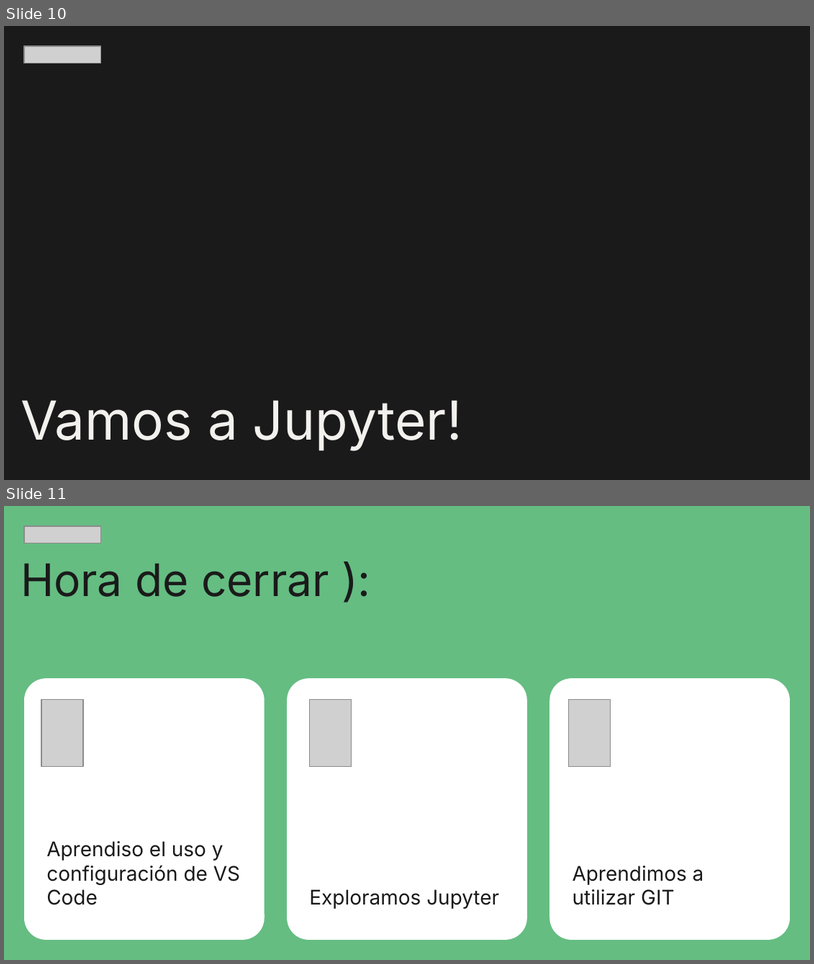
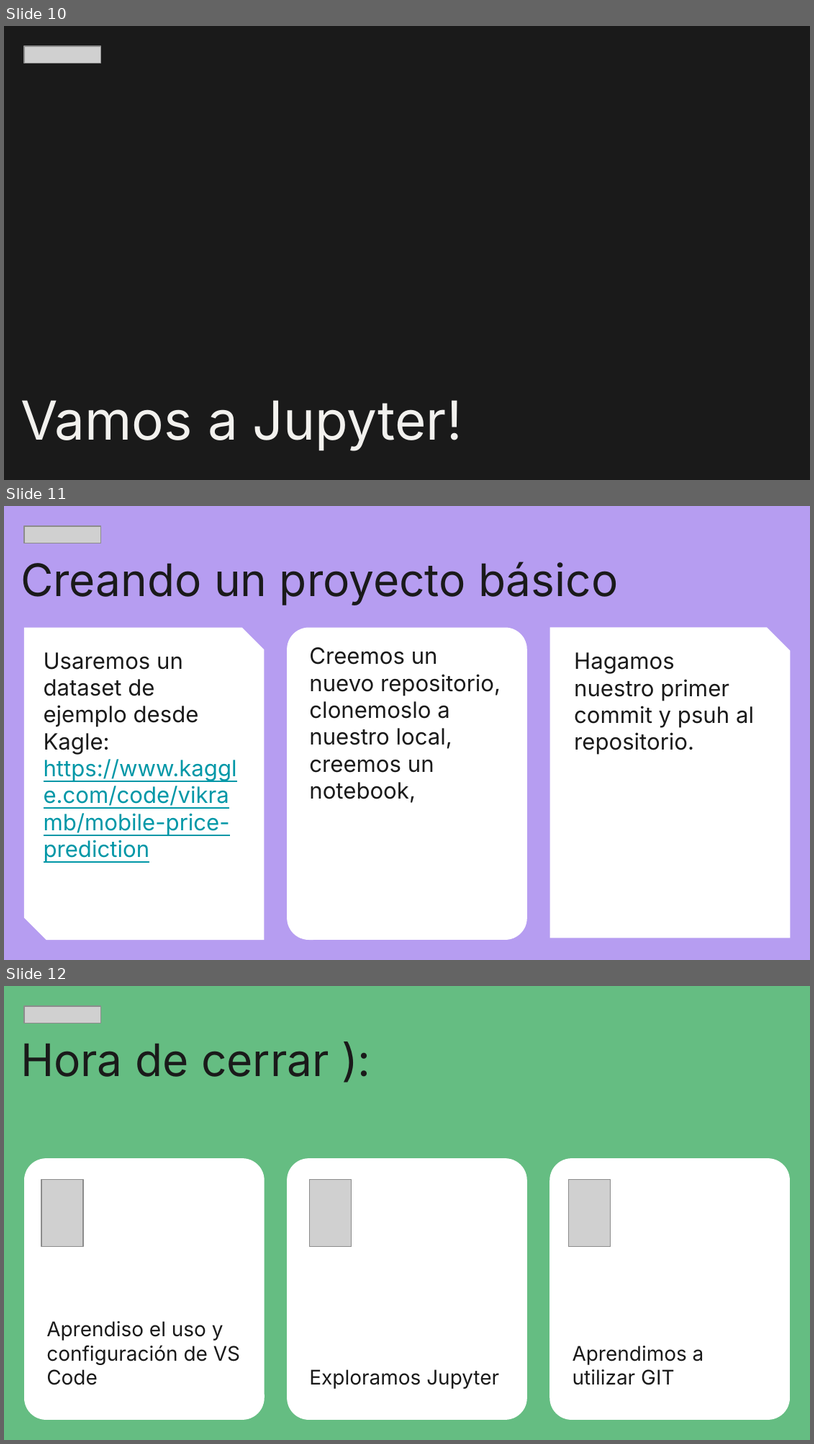
Before and after one commit to ljpiere/data_python_classes, a slide deck: DA/Webinar 14 - Sprint 7 - Git_IDE/Webinar_14.pptx. Shown one above the other, each under a label of ours: slides 10 and 11 before the commit, slides 10, 11 and 12 after it. The pictures are 814x964 and 814x1444 pixels, drawn with LibreOffice and Linux fonts; fonts in the diff are those of the drawing; grey boxes stand for pictures. Boxes give left, top, right and bottom in pixels: in the first picture for what was removed or moved away, otherwise in the second. Text is boxed around its words. In the diff, an @@ line names an element or a change of style, - is before the commit and + after.

Commit message:
SP7: PPT updates

```diff
--- a/DA/Webinar 14 - Sprint 7 - Git_IDE/Webinar_14.pptx
+++ b/DA/Webinar 14 - Sprint 7 - Git_IDE/Webinar_14.pptx
@@ slide 11 added at box(4, 506, 810, 960), background #B69DF1 @@
@@ picture added at box(24, 526, 100, 543) @@
@@ title added at box(21, 561, 618, 605), 40 pt, text #1A1A1A @@
+Creando un proyecto básico
@@ snip diag rect added at box(24, 627, 265, 939), fill #FFFFFF, 20 pt, text #0097A7, underline @@
+Usaremos un dataset de ejemplo desde Kagle: https://www.kaggle.com/code/vikramb/mobile-price-prediction
@@ rounded rectangle added at box(287, 627, 527, 939), fill #FFFFFF, 20 pt, text #1A1A1A @@
+Creemos un nuevo repositorio, clonemoslo a nuestro local, creemos un notebook,
@@ snip rect added at box(550, 627, 790, 937), fill #FFFFFF, 20 pt, text #1A1A1A @@
+Hagamos nuestro primer commit y psuh al repositorio.
@@ what was slide 11 is now slide 12 @@
```
Also in this commit, not shown: 1 slide removed.
